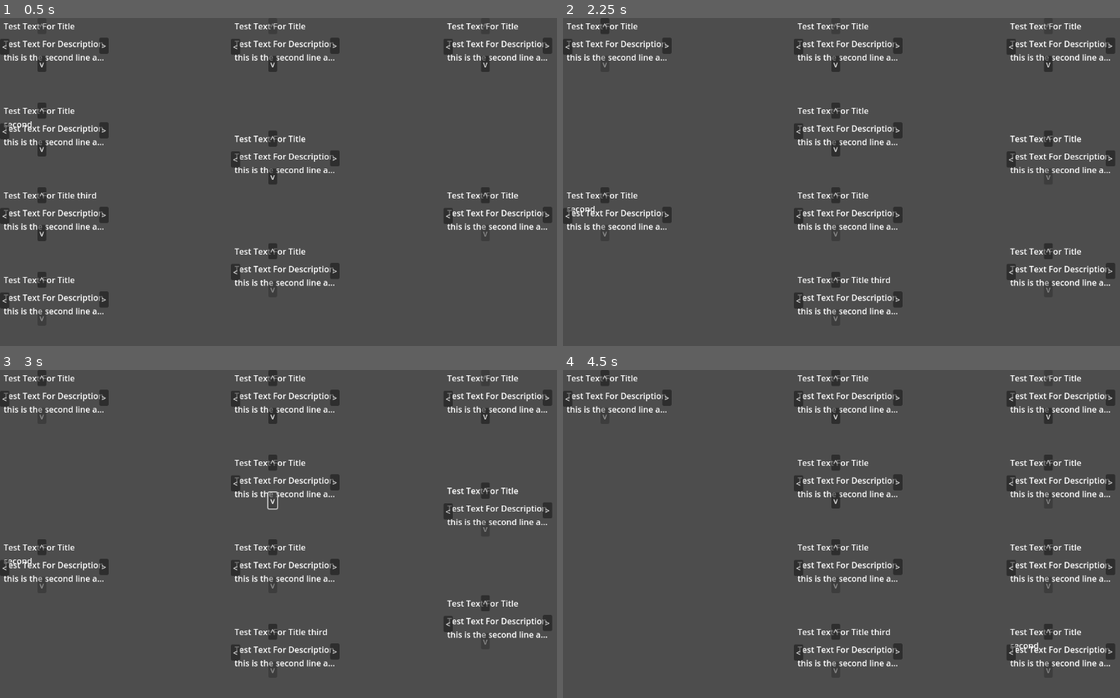
Above: before the commit, frames 1-4 (two rows, left to right).
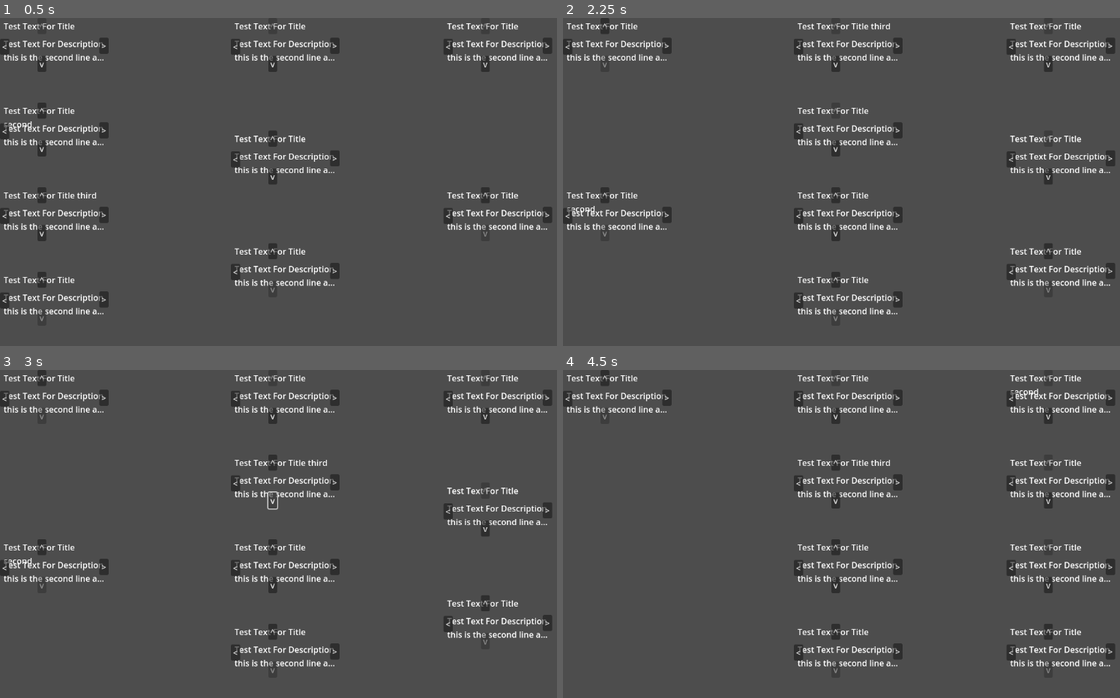
Above: after the commit, the same moments.

Repository: pandapanda135/todo_list
Game: Godot game, scene res://ui_test.tscn
The game is run twice, just before and just after one commit, with the same random seed, the same clock (stepped at 60 frames per second) and the same inputs. The project has no main scene, so this scene is started directly.
Inputs:
- Up to frame 1 (0.5 s): no input
- Up to frame 2 (2.25 s): click "<" at 0.5 s; click "^" at 1.25 s; click ">" at 2 s
- Up to frame 3 (3 s): click "v" at 2.75 s
- Up to frame 4 (4.5 s): click "^" at 3.5 s; click "<" at 4.25 s

Frame 1 is identical in both runs. In frame 2, 0.1% of the frame differs, in the area x 48-88%, y 1-81%; in frame 3, 0.1%; in frame 4, 0.3%, in the area x 48-88%, y 1-85%.

Commit message:
made it so on horizontal move it keeps current index position

Diff:
--- a/node_script.gd
+++ b/node_script.gd
@@ -54,12 +54,21 @@
 
 #CONSIDER:maybe add something that makes it so it keeps it current index in the collection on move?
 func move_node_horizontal(new_parent:Node) -> void:
-	self.reparent(new_parent)
+	var current_index = self.get_index()
+	var new_children = new_parent.get_child_count()
+
+	if current_index > new_children:
+		self.reparent(new_parent)
+		new_parent.move_child(self,new_children + 1)
+	elif current_index <= new_children:
+		self.reparent(new_parent)
+		new_parent.move_child(self,current_index)
 	check_arrow_viablility()
 
 func move_node_vertical(Down:bool) -> void:
 	var parent = get_parent()
 	var current_index:int = self.get_index()
+
 	if Down == true:
 		parent.move_child(self,current_index + 1)
 	else:
@@ -71,6 +80,7 @@
 	var child_nodes:Array = get_parent().get_children()
 	# print("nfgs",child_nodes)
 	# print("FGIUHDGFSHIU",child_nodes[- 1])
+
 	if self in child_nodes:
 		var node_index:int = child_nodes.find(self)
 		var node_index_1:int = node_index + 1
@@ -89,5 +99,3 @@
 		else:
 			print("down disabled")
 			down_arrow.disabled = true
-	else:
-		print("real big issue if this is triggers")
--- a/scripts/save_system.gd
+++ b/scripts/save_system.gd
@@ -122,7 +122,7 @@
 	var first_child:Node = node_scene.get_child(0)
 	var second_child:Node = node_scene.get_child(1)
 
-	root.add_child.call_deferred(node_scene)
+	# root.add_child.call_deferred(node_scene)
 	node_scene.json_file = "user://note_%s.json" % save_number
 	node_scene.name = "node_note:%s" % save_number
 	load_note(node_scene.json_file,first_child,second_child)
